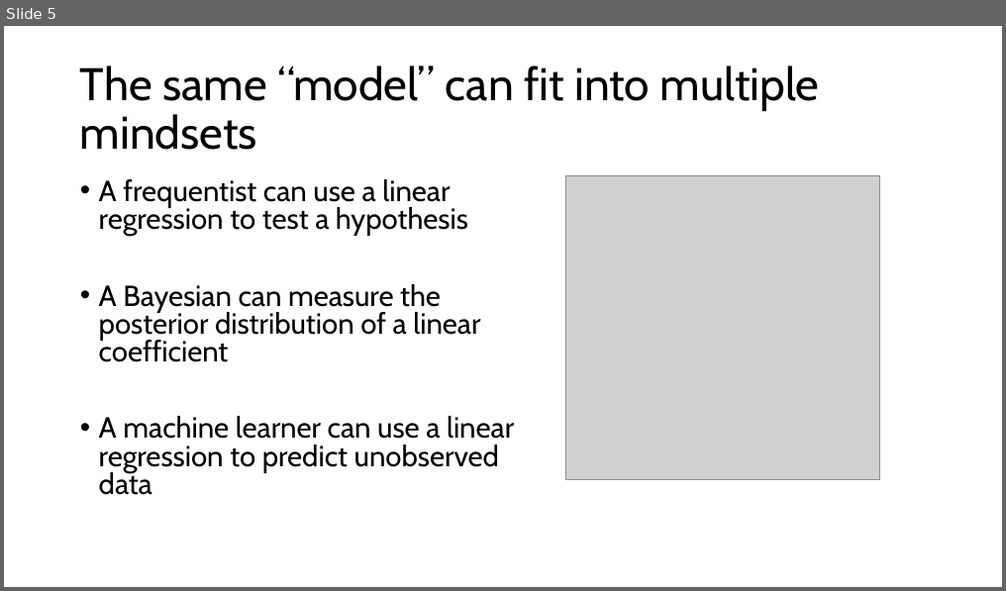
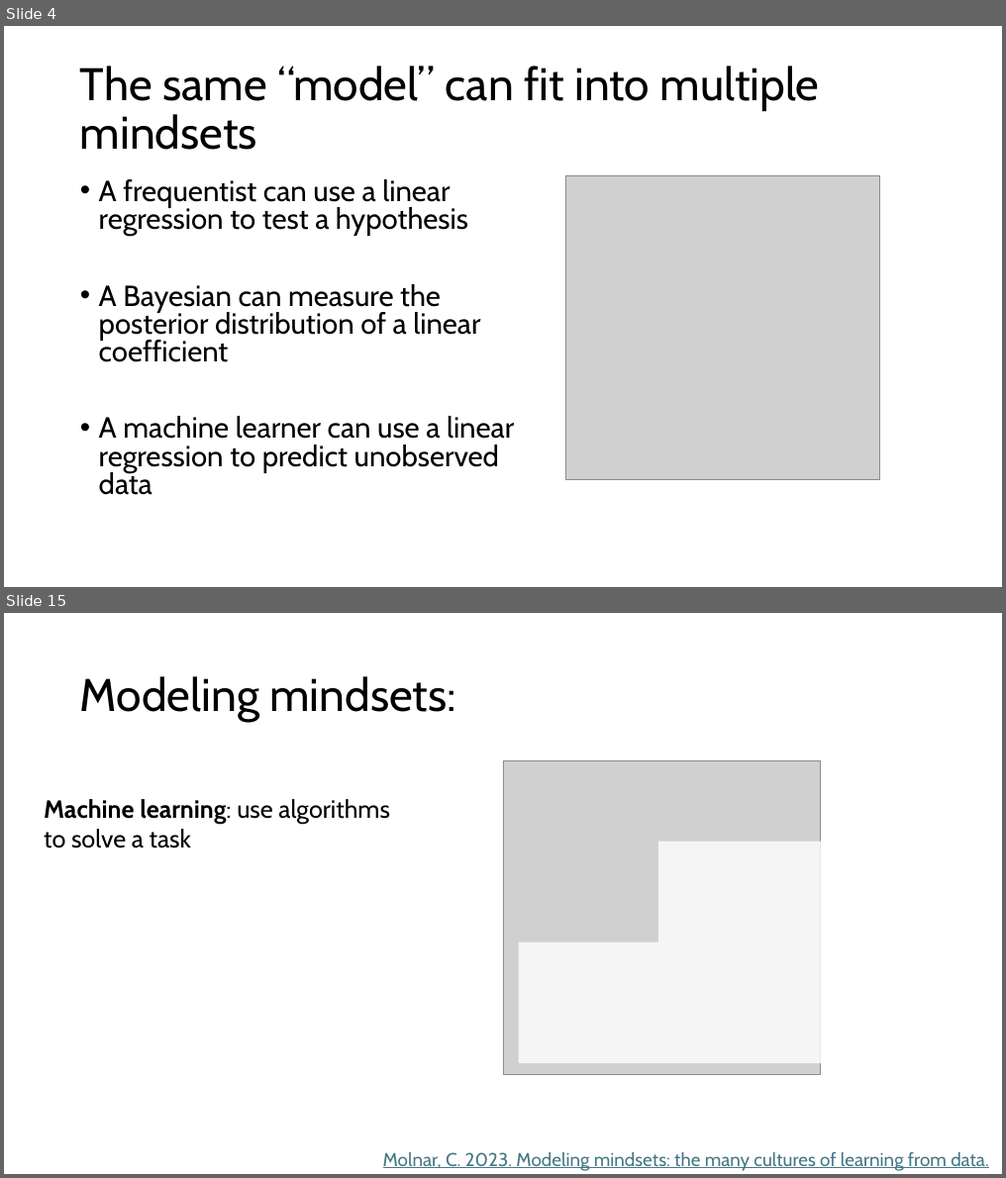
Before and after one commit to grantvagle/ml_methods_workshop, a slide deck: slides/01_what_is_ml.pptx. Shown one above the other, each under a label of ours: slide 5 before the commit, slides 4 and 15 after it; the slides between them are not shown. The pictures are 1006x591 and 1006x1178 pixels, drawn with LibreOffice and Linux fonts; fonts in the diff are those of the drawing; grey boxes stand for pictures. Boxes give left, top, right and bottom in pixels: in the first picture for what was removed or moved away, otherwise in the second. Text is boxed around its words. In the diff, an @@ line names an element or a change of style, - is before the commit and + after.

```diff
--- a/slides/01_what_is_ml.pptx
+++ b/slides/01_what_is_ml.pptx
@@ slide 15 added at (x1=4, y1=613, x2=1002, y2=1174), background #FFFFFF @@
@@ title added at (x1=80, y1=676, x2=456, y2=722), 44 pt, text #000000 @@
+Modeling mindsets:
@@ picture added at (x1=503, y1=761, x2=821, y2=1075) @@
@@ text added at (x1=44, y1=799, x2=390, y2=849), 24 pt, text #000000 @@
+Machine learning: use algorithms to solve a task
@@ corner added at (x1=519, y1=841, x2=821, y2=1063), fill #FFFFFF at 80% opacity @@
@@ text added at (x1=383, y1=1153, x2=989, y2=1171), 18 pt, text #467886, underline @@
+Molnar, C. 2023. Modeling mindsets: the many cultures of learning from data.
@@ what was slide 5 is now slide 4 @@
```
Also in this commit, not shown: 5 slides changed, 14 other slides added, 3 slides removed.
